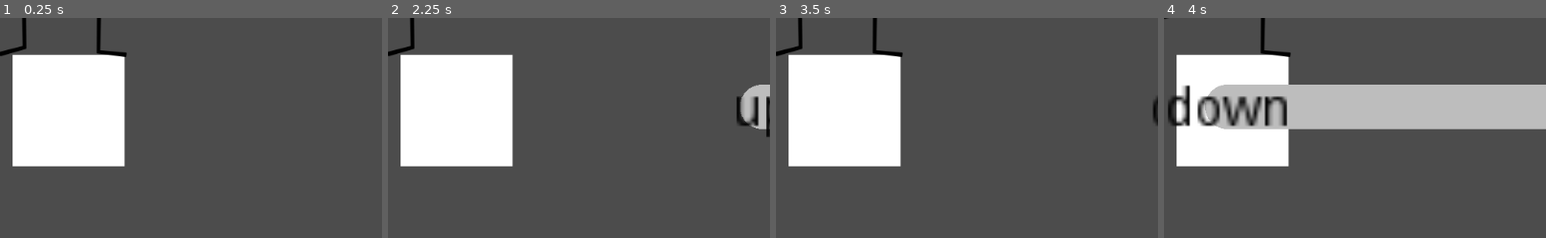
Above: before the commit, frames 1-4 (left to right).
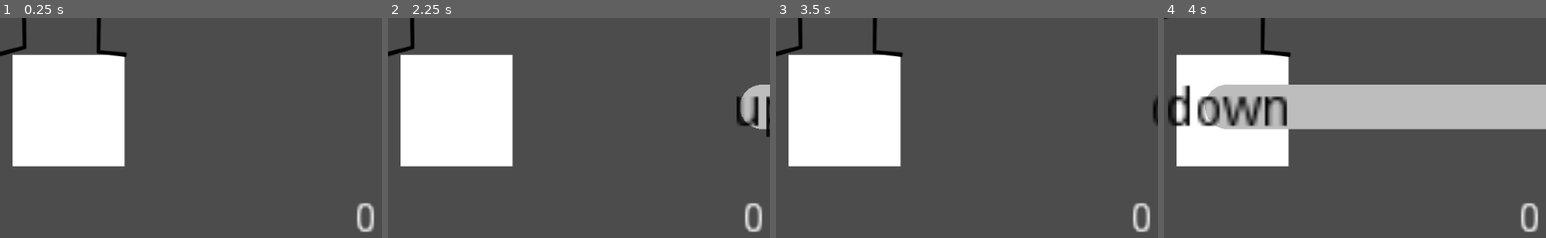
Above: after the commit, the same moments.

Repository: doctor-g/LD52
Game: Godot game, scene res://Game/Game.tscn
The game is run twice, just before and just after one commit, with the same random seed, the same clock (stepped at 60 frames per second) and the same inputs. Sound files missing from this copy of the repository are replaced by a short silence.
Inputs:
- Up to frame 1 (0.25 s): no input
- Up to frame 2 (2.25 s): tap Enter at 0.5 s; hold Right (ui_right) 0.53-1.28 s; tap Space at 1.25 s; hold Down (ui_down) 1.28-2.03 s; hold Right (ui_right) from 2.03 s (still down)
- Up to frame 3 (3.5 s): release Right (ui_right) at 2.78 s; hold Up (ui_up) from 2.78 s (still down)
- Up to frame 4 (4 s): release Up (ui_up) at 3.53 s; hold Left (ui_left) from 3.53 s (still down)
The pictures show only the part of the screen within x 2-52%, y 50-100%; the shares and areas given below are measured in that part.

The runs differ from the first frame. In frame 1, 0.4% of the frame differs, in the area x 93-98%, y 83-98%; in frame 2, 0.4%; in frame 3, 0.4%; in frame 4, 0.4%.

Commit message:
Earn points and show them

Diff:
--- a/project/Common/Globals.gd
+++ b/project/Common/Globals.gd
@@ -5,3 +5,5 @@
 
 # How accurate has the player to be, in seconds
 var tolerance := 0.1
+
+var score := 0
--- a/project/Game/Game.tscn
+++ b/project/Game/Game.tscn
@@ -1,11 +1,16 @@
-[gd_scene load_steps=4 format=2]
+[gd_scene load_steps=5 format=2]
 
 [ext_resource path="res://Game/Game.gd" type="Script" id=1]
 [ext_resource path="res://Game/easy.ogg" type="AudioStream" id=2]
 [ext_resource path="res://Dancer/Dancer.tscn" type="PackedScene" id=3]
+[ext_resource path="res://UI/HUD.tscn" type="PackedScene" id=4]
 
-[node name="Game" type="Node2D"]
+[node name="Game" type="Control"]
+anchor_right = 1.0
+anchor_bottom = 1.0
 script = ExtResource( 1 )
+
+[node name="HUD" parent="." instance=ExtResource( 4 )]
 
 [node name="AudioStreamPlayer" type="AudioStreamPlayer" parent="."]
 stream = ExtResource( 2 )
--- a/project/Song/HoldTarget.gd
+++ b/project/Song/HoldTarget.gd
@@ -2,6 +2,11 @@
 class_name HoldTarget
 
 enum State { PENDING, STARTED, SUCCEEDED, FAILED  }
+
+# Points for starting at the right time
+export var start_points := 50
+# Points for ending at the right time
+export var end_points := 50
 
 var action : String
 var start_time : float
@@ -22,6 +27,7 @@
 	if _state==State.PENDING:
 		if Input.is_action_just_pressed(action) and _in_tolerance(start_time):
 			_set_state(State.STARTED)
+			Globals.score += start_points
 		elif Globals.elapsed_audio > Globals.tolerance + start_time:
 			_set_state(State.FAILED)
 
@@ -30,6 +36,7 @@
 			if _in_tolerance(end_time):
 				# Released on time
 				_set_state(State.SUCCEEDED)
+				Globals.score += end_points
 			else:
 				# Released too early
 				_set_state(State.FAILED)
--- /dev/null
+++ b/project/UI/HUD.gd
@@ -0,0 +1,5 @@
+extends Control
+
+
+func _process(_delta):
+	$ScoreLabel.text = str(Globals.score)
--- /dev/null
+++ b/project/UI/HUD.tscn
@@ -0,0 +1,21 @@
+[gd_scene load_steps=2 format=2]
+
+[ext_resource path="res://UI/HUD.gd" type="Script" id=1]
+
+[node name="HUD" type="Control"]
+anchor_right = 1.0
+anchor_bottom = 1.0
+script = ExtResource( 1 )
+
+[node name="ScoreLabel" type="Label" parent="."]
+anchor_left = 0.5
+anchor_top = 1.0
+anchor_right = 0.5
+anchor_bottom = 1.0
+margin_left = -47.0
+margin_top = -58.0
+margin_right = -23.0
+margin_bottom = -44.0
+rect_scale = Vector2( 4, 4 )
+text = "100"
+align = 1
